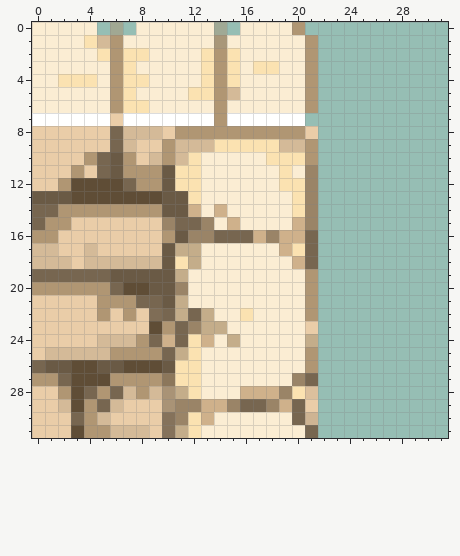
Edited in one commit: pixel-art sprite (Assets/Sprites/DesertTownWall/desertTownWallTopRightCorner.png). That is the earlier state.
The file is 32x32 pixels. Pixels under 10% opacity are left out. Colours within 5 levels of each other are drawn and written as one.
Now the later version:
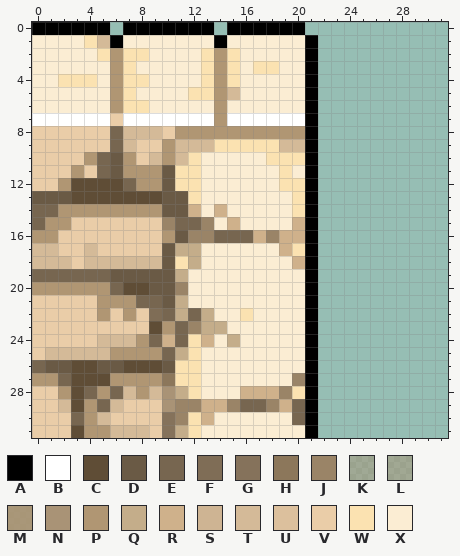
Palette (. is transparent): A #000000  B #ffffff  C #5f4d36  D #6a5a45  E #776650  F #7f6d56  G #85725b  H #8c775b  J #9a8467  K #ac927177  L #ac92717f  M #ac9271e1  N #a99376  P #b09673  Q #c4ad8a  R #cfb18b  S #ceb493  T #d4ba98  U #dcc09d  V #eacda8  W #fbe2b1  X #fbedd3
From the commit log: Outlined Desert Walls
Difference:
y 0: x 0..20 XXXXX.L.XXXXXXK.XXXXP -> AAAAAA.AAAAAAA.AAAAAA
y 1: x 6 P -> A; x 14 M -> A; x 21 P -> A
y 2..6: x 21 P -> A
y 7: x 21 . -> A
y 8: x 21 V -> A
y 9..10: x 21 P -> A
y 11..15: x 21 J -> A
y 16..18: x 21 E -> A
y 19..22: x 21 P -> A
y 23: x 21 V -> A
y 24: x 21 Q -> A
y 25..26: x 21 P -> A
y 27: x 21 E -> A
y 28: x 21 U -> A
y 29: x 21 V -> A
y 30: x 21 S -> A
y 31: x 21 E -> A
Where, in picture pixels (left, top, right, bottom), the same in both pictures:
changed: (32, 22, 318, 438)
